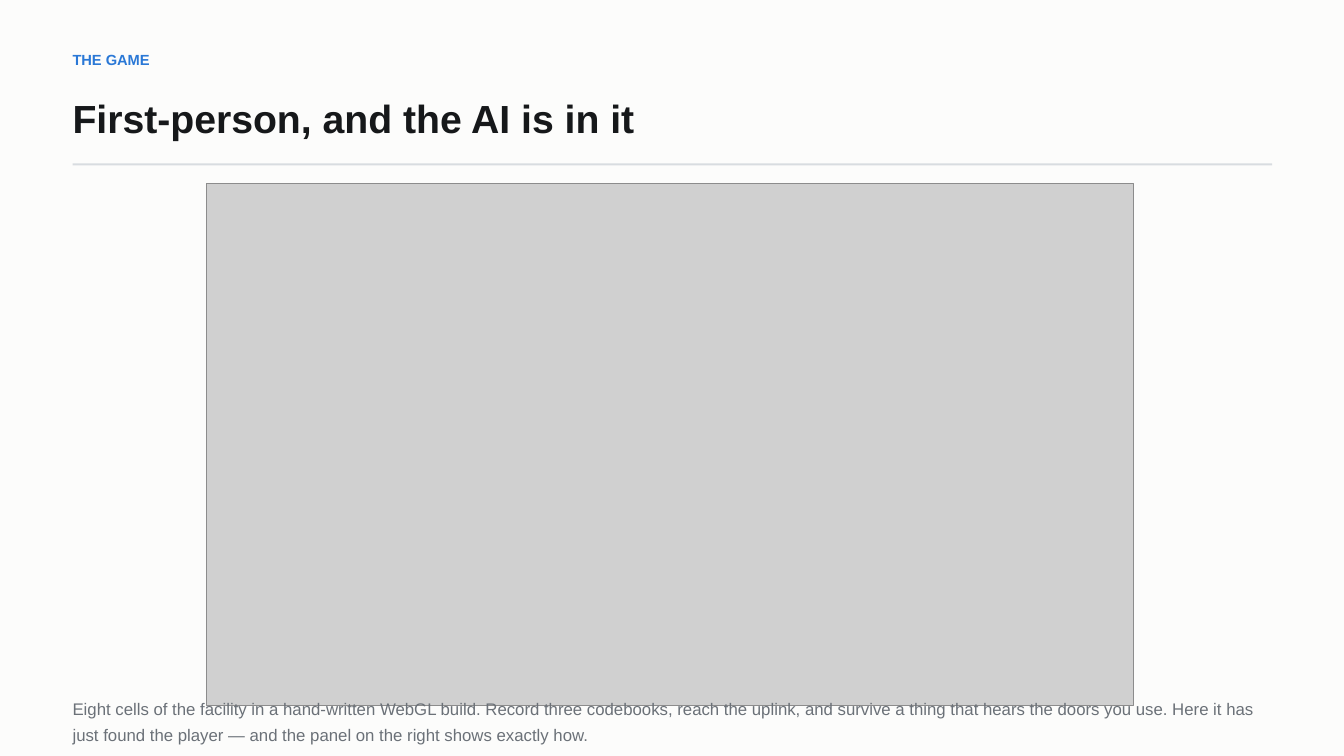
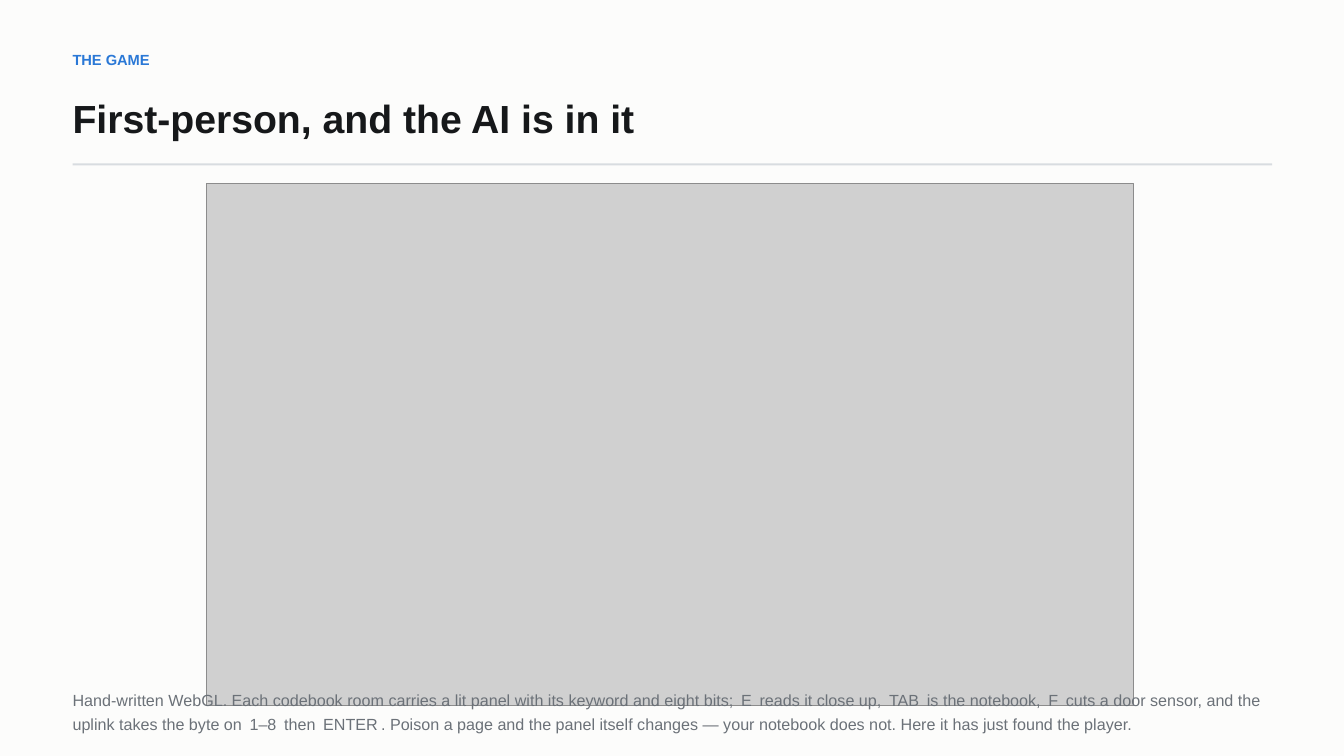
Before and after one commit to Sh1v4mKum4r/parity, a slide deck: slide 3 of docs/PARITY-review3-deck.pptx. Drawn at 1344x756 pixels with LibreOffice and Linux fonts; fonts in the diff are those of the drawing; grey boxes stand for pictures. Boxes give left, top, right and bottom in pixels: in the first picture for what was removed or moved away, otherwise in the second. Text is boxed around its words. In the diff, an @@ line names an element or a change of style, - is before the commit and + after.

Commit message:
Give the antagonist a body, and put the codes on panels in the rooms
Two things it needed: something to look at when it catches you, and the codebook
contents in the world rather than behind a keypress.

The figure:
- A tall, thin, wrong-proportioned body built from boxes -- torso, head, arms,
  legs -- replacing the featureless slab. Explicitly a placeholder for a modelled
  character, but it reads as a person at a glance
- A single self-lit eye. The shader now treats a shade above 1.0 as emissive and
  gives those surfaces no torchlight at all, so the eye stays red instead of
  blowing out to white, and fog does not swallow it at range. In a scene lit only
  by a hand torch an unlit shape is invisible until you are already looking at it
- It turns to face the player, via a yaw uniform on the scene shader

The codebook panels:
- A second, textured program draws a lit readout in each codebook room: keyword,
  eight bits, and the line "write it down -- this panel can change"
- That line is now true. When the Director poisons a page the player has already
  copied, the panel in that room is regenerated silently while they are elsewhere.
  Their notebook is not
- Panels are billboarded so they are readable from across the floor

Two sign errors found by looking at the output rather than trusting the maths: the
figure faced away from the camera, and the panels rendered mirrored. A model whose
front is -Z and a quad whose front is +Z need opposite signs, which is obvious in a
screenshot and invisible in the code.

Deck, report, README and cheat sheet updated with the verbs and the panels.
Playtest still completes: two signals sent, none corrupted, never caught.

```diff
--- a/docs/PARITY-review3-deck.pptx
+++ b/docs/PARITY-review3-deck.pptx
@@ text at <box>73,693,1260,734</box>: text changed; size 12 to 11.5 pt @@
-Eight cells of the facility in a hand-written WebGL build. Record three codebooks, reach the uplink, and survive a thing that hears the doors you use. Here it has just found the player — and the panel on the right shows exactly how.
+Hand-written WebGL. Each codebook room carries a lit panel with its keyword and eight bits; E reads it close up, TAB is the notebook, F cuts a door sensor, and the uplink takes the byte on 1–8 then ENTER . Poison a page and the panel itself changes — your notebook does not. Here it has just found the player.
```
Also in this commit, not shown: 3 other slides changed, 7 other files.
